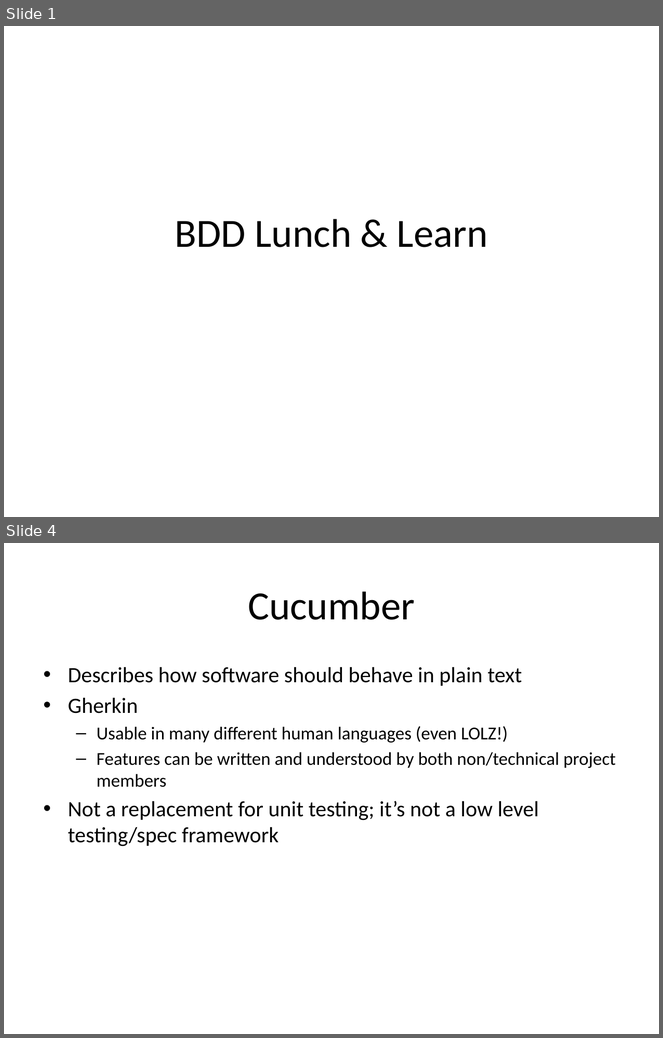
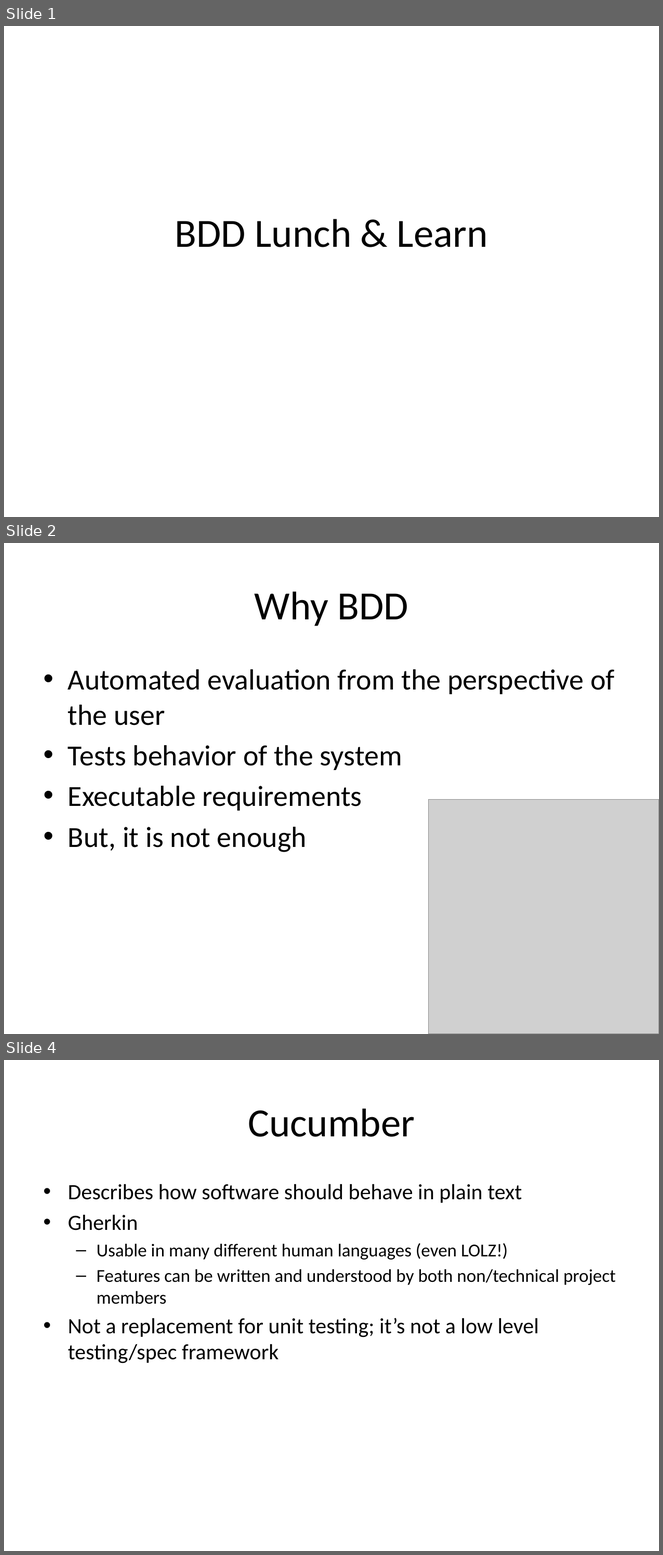
Before and after one commit to shawnewallace/Katas, a slide deck: Presentations/BDD Lunch & Learn.pptx. Shown one above the other, each under a label of ours: slides 1 and 4 before the commit, slides 1, 2 and 4 after it; the slides between them are not shown. The pictures are 663x1038 and 663x1555 pixels, drawn with LibreOffice and Linux fonts; fonts in the diff are those of the drawing; grey boxes stand for pictures. Boxes give left, top, right and bottom in pixels: in the first picture for what was removed or moved away, otherwise in the second. Text is boxed around its words. In the diff, an @@ line names an element or a change of style, - is before the commit and + after.

```diff
--- a/Presentations/BDD Lunch & Learn.pptx
+++ b/Presentations/BDD Lunch & Learn.pptx
@@ slide 2 added at box(4, 543, 659, 1034), background #FFFFFF @@
@@ title added at box(255, 591, 409, 626), 44 pt, text #000000 @@
+Why BDD
@@ text added at box(68, 669, 615, 852), 32 pt, text #000000 @@
+• Automated evaluation from the perspective of the user
+• Tests behavior of the system
+• Executable requirements
+• But, it is not enough
@@ picture added at box(428, 800, 659, 1034) @@
```
Also in this commit, not shown: 2 slides changed, 1 slide removed.
